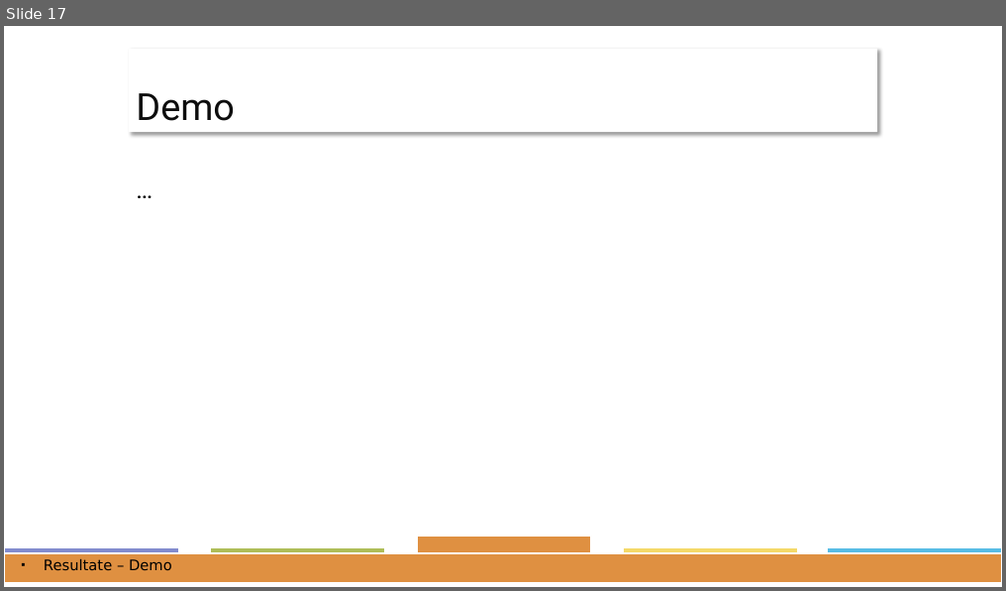
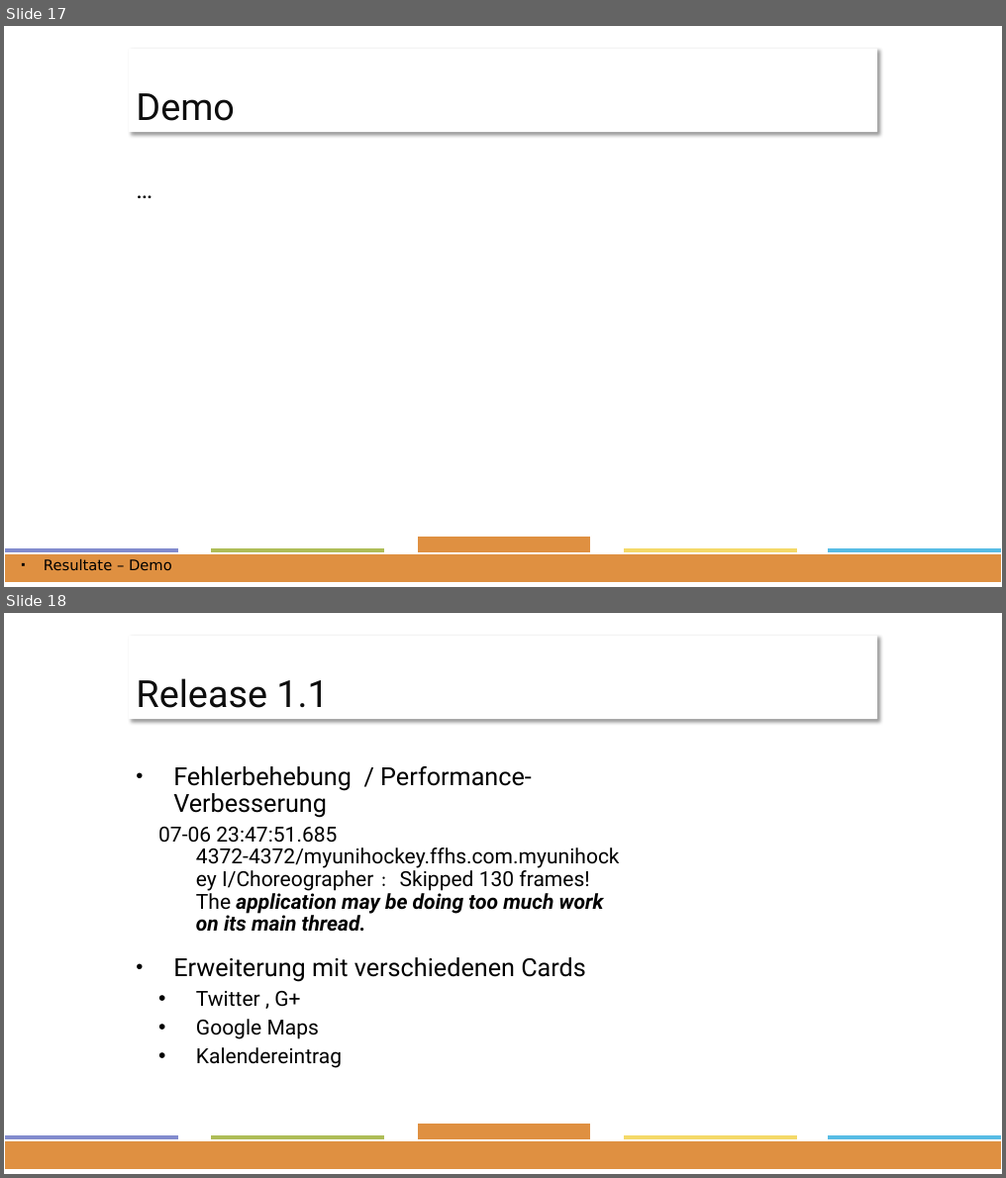
Before and after one commit to ffhsAndroidDenisTobias/androidProject, a slide deck: docs/Präsentation/Project-Presentation.pptx. Shown one above the other, each under a label of ours: slide 17 before the commit, slides 17 and 18 after it. The pictures are 1006x591 and 1006x1178 pixels, drawn with LibreOffice and Linux fonts; fonts in the diff are those of the drawing. Boxes give left, top, right and bottom in pixels: in the first picture for what was removed or moved away, otherwise in the second. Text is boxed around its words. In the diff, an @@ line names an element or a change of style, - is before the commit and + after.

```diff
--- a/docs/Präsentation/Project-Presentation.pptx
+++ b/docs/Präsentation/Project-Presentation.pptx
@@ slide 18 added at [4, 613, 1002, 1174], background #FFFFFF; not listed: 6 template elements that a slide beside it also shows @@
@@ title added at [129, 636, 877, 719], fill #FFFFFF, 36 pt, text #0D0D0D @@
+Release 1.1
@@ text added at [158, 766, 620, 1068], 20 pt, text #000000 @@
+• Fehlerbehebung / Performance- Verbesserung
+  07-06 23:47:51.685 4372-4372/myunihockey.ffhs.com.myunihockey I/Choreographer﹕ Skipped 130 frames! The application may be doing too much work on its main thread.
+• Erweiterung mit verschiedenen Cards
+  • Twitter , G+
+  • Google Maps
+  • Kalendereintrag
```
Also in this commit, not shown: 1 other slide added, 1 slide removed, 7 other files.
